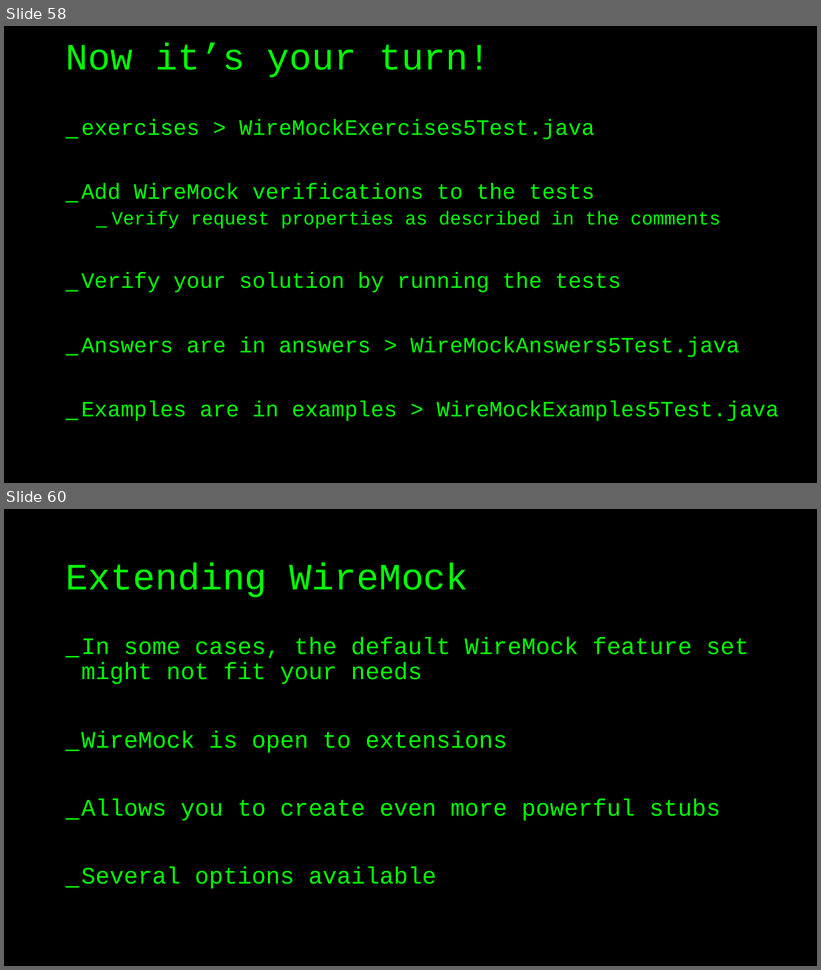
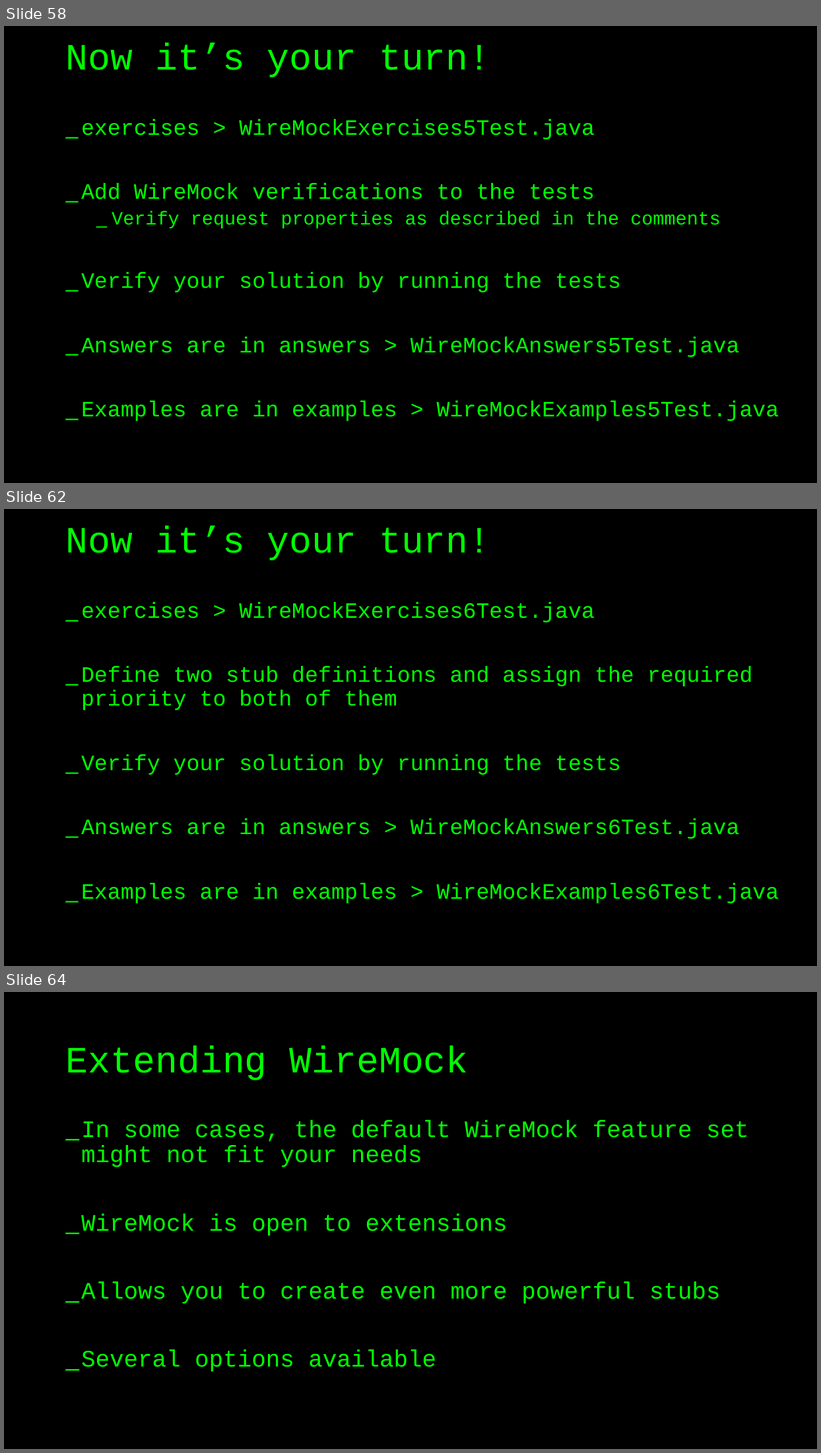
Before and after one commit to basdijkstra/wiremock-workshop, a slide deck: wiremock_workshop.pptx. Shown one above the other, each under a label of ours: slides 58 and 60 before the commit, slides 58, 62 and 64 after it; the slides between them are not shown. The pictures are 821x970 and 821x1453 pixels, drawn with LibreOffice and Linux fonts; fonts in the diff are those of the drawing. Boxes give left, top, right and bottom in pixels: in the first picture for what was removed or moved away, otherwise in the second. Text is boxed around its words. In the diff, an @@ line names an element or a change of style, - is before the commit and + after.

```diff
--- a/wiremock_workshop.pptx
+++ b/wiremock_workshop.pptx
@@ slide 62 added at <box>4,509,817,966</box>, background #000000 @@
@@ title added at <box>66,525,490,560</box>, 44 pt, text #00FF00 @@
+Now it’s your turn!
@@ text added at <box>81,602,780,904</box>, 25.9 pt, text #00FF00 @@
+_ exercises > WireMockExercises6Test.java
+_ Define two stub definitions and assign the required priority to both of them
+_ Verify your solution by running the tests
+_ Answers are in answers > WireMockAnswers6Test.java
+_ Examples are in examples > WireMockExamples6Test.java
@@ what was slide 60 is now slide 64 @@
```
Also in this commit, not shown: 6 slides changed, 3 other slides added, 2 other files.
